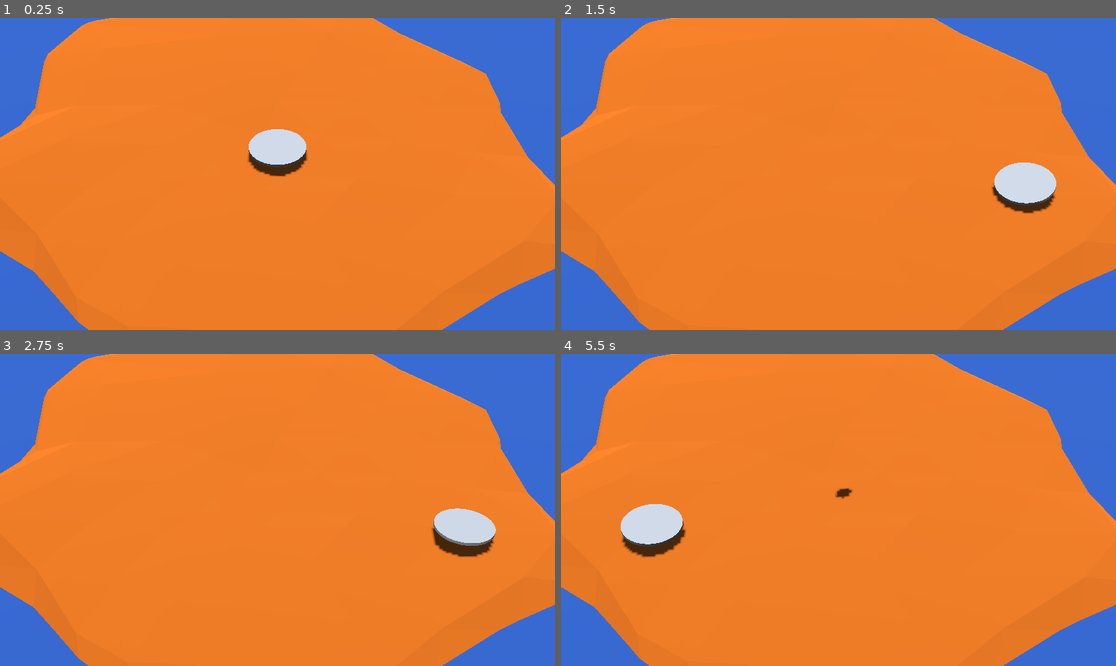
Above: before the commit, frames 1-4 (two rows, left to right).
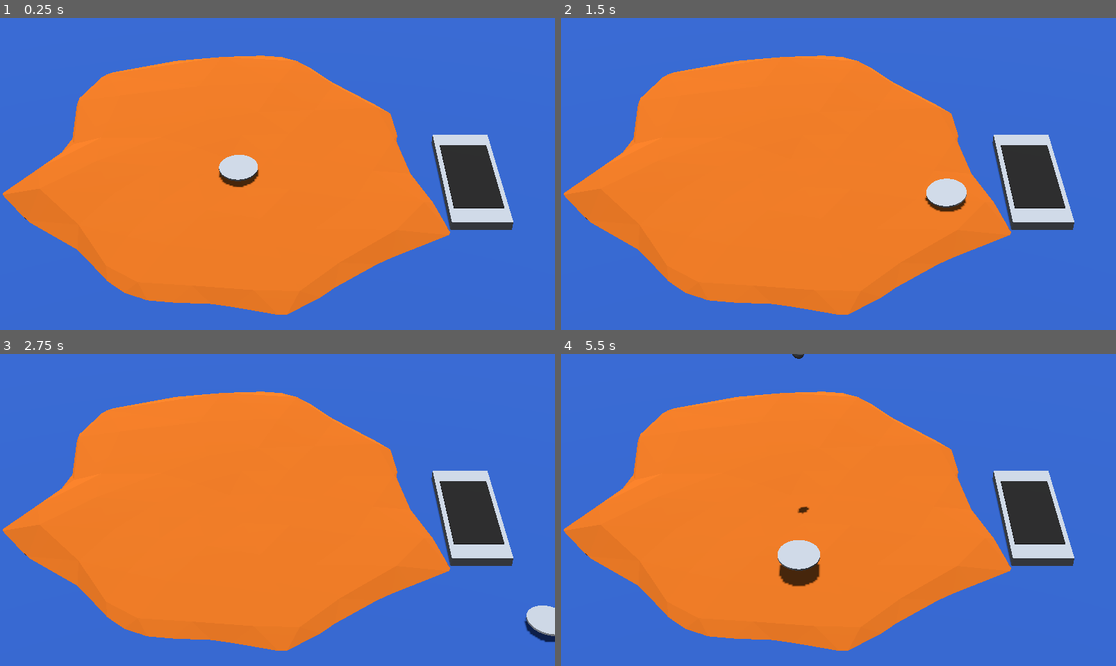
Above: after the commit, the same moments.

Repository: nikolajbaer/ldj56
Game: Godot game, scene res://root.tscn
The game is run twice, just before and just after one commit, with the same random seed, the same clock (stepped at 60 frames per second) and the same inputs.
Inputs (mouse positions are in pixels of both pictures, inside the frame that each line leads up to):
- Up to frame 1 (0.25 s): no input
- Up to frame 2 (1.5 s): tap Enter at 0.5 s; move the mouse to (960, 158) at 0.52 s; hold Right (right) 0.53-1.28 s; move the mouse to (727, 189) at 1.27 s; hold Down (down) from 1.28 s (still down)
- Up to frame 3 (2.75 s): move the mouse to (333, 441) at 2.02 s; release Down (down) at 2.03 s; hold Right (right) from 2.03 s (still down)
- Up to frame 4 (5.5 s): move the mouse to (810, 572) at 2.77 s; release Right (right) at 2.78 s; hold Up (up) 2.78-3.53 s; move the mouse to (1005, 556) at 3.52 s; hold Left (left) 3.53-5.03 s; move the mouse to (672, 463) at 4.27 s; move the mouse to (866, 510) at 5.02 s; hold Down (down) from 5.03 s (still down)

The runs differ from the first frame. In frame 1, 43% of the frame differs, in the area x 0-100%, y 0-100%; in frame 2, 41%; in frame 3, 41%; in frame 4, 43%.

Commit message:
move camera, add ship stub

Diff:
--- a/root.tscn
+++ b/root.tscn
@@ -22,11 +22,27 @@
 background_mode = 2
 sky = SubResource("Sky_lt4y7")
 
+[sub_resource type="BoxMesh" id="BoxMesh_p2bq5"]
+size = Vector3(3, 1, 7)
+
+[sub_resource type="ConcavePolygonShape3D" id="ConcavePolygonShape3D_sw5sr"]
+data = PackedVector3Array(-1.5, 0.5, 3.5, 1.5, 0.5, 3.5, -1.5, -0.5, 3.5, 1.5, 0.5, 3.5, 1.5, -0.5, 3.5, -1.5, -0.5, 3.5, 1.5, 0.5, -3.5, -1.5, 0.5, -3.5, 1.5, -0.5, -3.5, -1.5, 0.5, -3.5, -1.5, -0.5, -3.5, 1.5, -0.5, -3.5, 1.5, 0.5, 3.5, 1.5, 0.5, -3.5, 1.5, -0.5, 3.5, 1.5, 0.5, -3.5, 1.5, -0.5, -3.5, 1.5, -0.5, 3.5, -1.5, 0.5, -3.5, -1.5, 0.5, 3.5, -1.5, -0.5, -3.5, -1.5, 0.5, 3.5, -1.5, -0.5, 3.5, -1.5, -0.5, -3.5, 1.5, 0.5, 3.5, -1.5, 0.5, 3.5, 1.5, 0.5, -3.5, -1.5, 0.5, 3.5, -1.5, 0.5, -3.5, 1.5, 0.5, -3.5, -1.5, -0.5, 3.5, 1.5, -0.5, 3.5, -1.5, -0.5, -3.5, 1.5, -0.5, 3.5, 1.5, -0.5, -3.5, -1.5, -0.5, -3.5)
+
+[sub_resource type="BoxShape3D" id="BoxShape3D_nv88b"]
+size = Vector3(1.9325, 1, 3.58508)
+
+[sub_resource type="StandardMaterial3D" id="StandardMaterial3D_ca0ua"]
+albedo_color = Color(0.0815251, 0.0664656, 0.0445977, 1)
+
+[sub_resource type="BoxMesh" id="BoxMesh_22yj2"]
+material = SubResource("StandardMaterial3D_ca0ua")
+size = Vector3(2.5, 0.25, 5)
+
 [node name="root" type="Node3D"]
 script = ExtResource("1_pdsvo")
 
 [node name="Camera3D" type="Camera3D" parent="."]
-transform = Transform3D(1, 0, 0, 0, 0.766044, 0.642788, 0, -0.642788, 0.766044, 0, 20, 24)
+transform = Transform3D(1, 0, 0, 0, 0.766044, 0.642788, 0, -0.642788, 0.766044, 2, 30, 35)
 fov = 20.0
 
 [node name="ground" type="StaticBody3D" parent="."]
@@ -60,4 +76,23 @@
 [node name="WorldEnvironment" type="WorldEnvironment" parent="."]
 environment = SubResource("Environment_838tx")
 
+[node name="Boat" type="AnimatableBody3D" parent="."]
+transform = Transform3D(1, 0, 0, 0, 1, 0, 0, 0, 1, 12, 0, 0)
+
+[node name="MeshInstance3D" type="MeshInstance3D" parent="Boat"]
+mesh = SubResource("BoxMesh_p2bq5")
+
+[node name="CollisionShape3D" type="CollisionShape3D" parent="Boat"]
+shape = SubResource("ConcavePolygonShape3D_sw5sr")
+
+[node name="catch_area" type="Area3D" parent="Boat"]
+
+[node name="CollisionShape3D" type="CollisionShape3D" parent="Boat/catch_area"]
+transform = Transform3D(1, 0, 0, 0, 1, 0, 0, 0, 1, 0.0389881, 0.592994, 1.29254)
+shape = SubResource("BoxShape3D_nv88b")
+
+[node name="MeshInstance3D" type="MeshInstance3D" parent="Boat/catch_area"]
+transform = Transform3D(1, 0, 0, 0, 1, 0, 0, 0, 1, 0, 0.432023, 0)
+mesh = SubResource("BoxMesh_22yj2")
+
 [connection signal="timeout" from="Timer" to="." method="_on_timer_timeout"]
--- a/trampoline.gd
+++ b/trampoline.gd
@@ -39,8 +39,8 @@
 	var new_pos = position + velocity * delta
 	if raycast.is_colliding():
 		new_pos.y = raycast.get_collision_point().y + y_offset
-	if new_pos.length() > MAX_DIST_FROM_ORIGIN:
-		new_pos = new_pos.normalized() * (MAX_DIST_FROM_ORIGIN - 0.0001)
+	#if new_pos.length() > MAX_DIST_FROM_ORIGIN:
+		#new_pos = new_pos.normalized() * (MAX_DIST_FROM_ORIGIN - 0.0001)
 
 	transform = Transform3D(Basis(tilt_quat),new_pos)
 
Not shown: 1 places in root.tscn that only renumber resources
